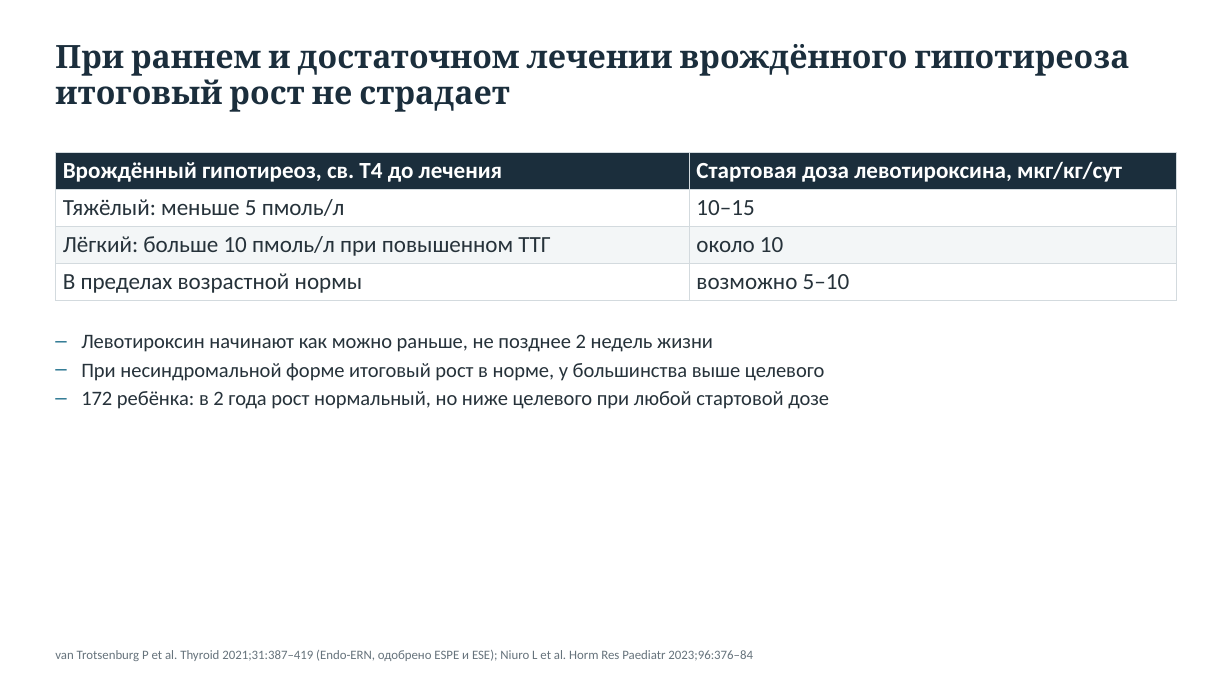
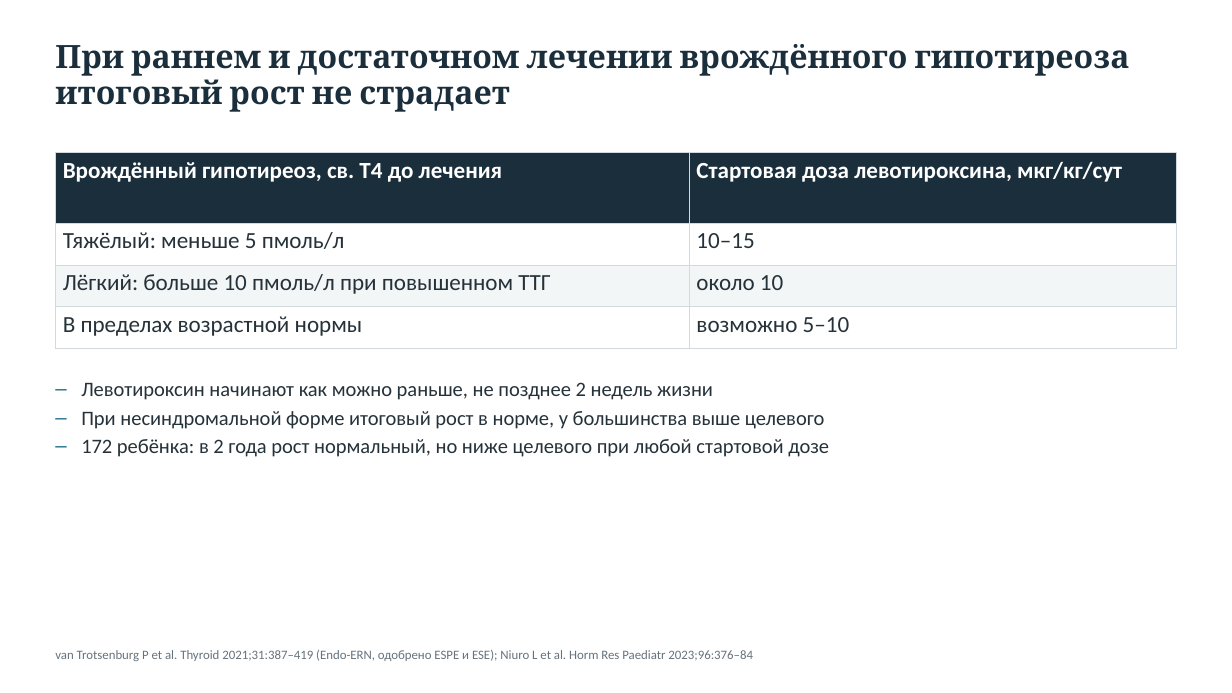
Before and after one commit to drabdulbosit1-eng/my-test-cloud, a slide deck: slide 14 of Endo_short_stature/Эндокринные причины низкорослости 2026.pptx. Drawn at 1232x693 pixels with LibreOffice and Linux fonts; fonts in the diff are those of the drawing. Boxes give left, top, right and bottom in pixels: in the first picture for what was removed or moved away, otherwise in the second. Text is boxed around its words. In the diff, an @@ line names an element or a change of style, - is before the commit and + after.

```diff
--- a/Endo_short_stature/Эндокринные причины низкорослости 2026.pptx
+++ b/Endo_short_stature/Эндокринные причины низкорослости 2026.pptx
@@ table: place and size @@
-table at [55,152,1177,300]
+table at [55,152,1177,348]
@@ text "Левотироксин начинают как можно раньше, ...": place and size @@
-text "Левотироксин начинают как можно раньше, ..." at [81,334,829,409]
+text "Левотироксин начинают как можно раньше, ..." at [81,382,829,457]
```
Also in this commit, not shown: 20 other slides changed, 13 other files.
